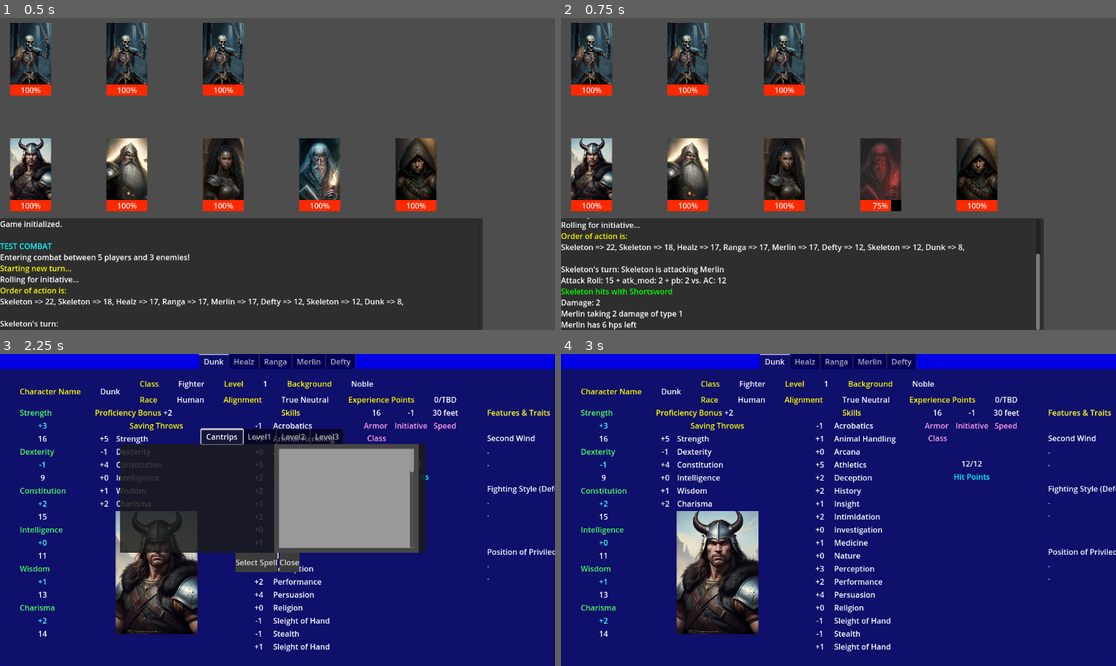
Above: before the commit, frames 1-4 (two rows, left to right).
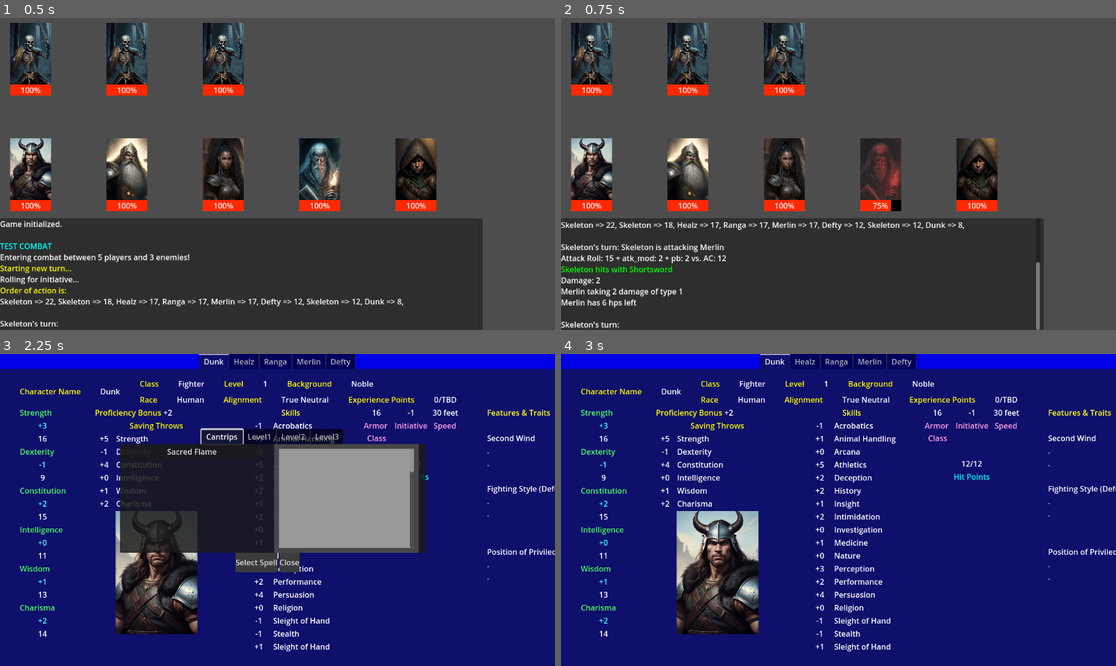
Above: after the commit, the same moments.

Repository: PaulHeraty/herra-dnd
Game: Godot game, scene res://scenes/Main.tscn
Same seed, same stepped clock (60 frames per second), same inputs: the game is played once before the commit and once after it. Sound files missing from this copy of the repository are replaced by a short silence.
Inputs:
- Up to frame 1 (0.5 s): no input
- Up to frame 2 (0.75 s): tap Enter at 0.5 s; hold Space (Advance) from 0.53 s (still down)
- Up to frame 3 (2.25 s): release Space (Advance) at 1.28 s; tap P (show_party_sheet) at 1.35 s; tap Space (Advance) at 2 s; hold O (show_spell_book) from 2.03 s (still down)
- Up to frame 4 (3 s): release O (show_spell_book) at 2.75 s; click "Select Spell" at 2.75 s

Frame 1 is identical in both runs. In frame 2, 3.3% of the frame differs, in the area x 0-87%, y 64-100%; in frame 3, 0.1%; in frame 4, nothing differs.

Commit message:
Major refactor to combat loop to get timings correct.

Diff:
--- a/autoload/CombatManager.gd
+++ b/autoload/CombatManager.gd
@@ -1,6 +1,20 @@
 extends Node
 
-signal player_action_chosen
+#signal player_action_chosen
+
+enum CombatState {
+	IDLE,
+	SELECTING_ACTION,
+	SPELL_ACTION_SELECTED,
+	SPELL_FINISHED,
+	MELEE_ACTION_SELECTED,
+	SELECTING_TARGET,
+	CASTING_SPELL,
+	ROLLING_ATTACK,
+	ATTACK_ROLLED,
+	TARGET_DAMAGED,
+	TURN_FINISHED
+}
 
 var turn_order: Array[CombatEntity] = []
 var target: CombatEntity = null
@@ -9,6 +23,7 @@
 var enemies_alive: bool
 var combat_over: bool = false
 var chosen_spell: Spell = null
+var current_combat_state = CombatState.IDLE
 
 func _ready() -> void:
 	SpellBook.spell_selected.connect(_on_spell_selected)
@@ -54,54 +69,132 @@
 			return
 
 		if actor == null or actor.is_alive == false:
-			print("HERE")
 			continue
 
 		GameLog.add_entry("\n" + actor.entity_name + "'s turn: ")
 
 		if actor.entity_type == actor.ENTITY_TYPE.PLAYER:
+			current_combat_state = CombatState.SELECTING_ACTION
 			await handle_player_turn(actor)
 		else:
 			await perform_ai_action(actor)
 
-		await get_tree().create_timer(0.5).timeout
 	GameLog.add_entry("End of turn...\n\n")
 	pass
 
 func handle_player_turn(actor: CombatEntity):
+	current_combat_state = CombatState.SELECTING_ACTION
 	GameLog.add_entry("Awaiting target selection or spell choice...\n")
-	await player_action_chosen
-
-	if chosen_spell:
-		GameLog.add_entry("Selected spell: " + chosen_spell.name + "\n")
-		await get_spell_target(chosen_spell)
-		await actor.cast_spell(chosen_spell, target)
-	elif target:
-		await handle_melee_attack(actor)
+	#await player_action_chosen
+	while current_combat_state == CombatState.SELECTING_ACTION:
+		#GameLog.add_entry("ENEMY WAITING ON ACTION SELECTIONL\n")
+		await get_tree().create_timer(0.1).timeout
+		pass
+
+	if current_combat_state == CombatState.SPELL_ACTION_SELECTED:
+		handle_spell_attack(actor)
+	elif current_combat_state == CombatState.MELEE_ACTION_SELECTED:
+		handle_melee_attack(actor)
 	else:
 		GameLog.add_entry("No action selected.\n")
 	# Add other actions here
+
+	while current_combat_state != CombatState.TURN_FINISHED:
+		#GameLog.add_entry("WAITING ON ATTACK FINISHED2\n")
+		await get_tree().create_timer(0.1).timeout
+		pass
+	#GameLog.add_entry("PLAYER TURN FINISHED\n")
 	pass
 
 func handle_melee_attack(actor: CombatEntity):
-	if actor.entity_type == actor.ENTITY_TYPE.ENEMY:
-		get_random_player_target()
-	#await select_target(actor)
 	GameLog.add_entry(actor.entity_name + " is attacking " + target.entity_name + "\n")
-	await make_attack(actor)
+	make_attack(actor)
+	while current_combat_state != CombatState.TURN_FINISHED:
+		#GameLog.add_entry("WAITING ON ATTACK FINISHED\n")
+		await get_tree().create_timer(0.1).timeout
+		pass
+	pass
+
+func handle_spell_attack(actor: CombatEntity):
+	GameLog.add_entry("Selected spell: " + chosen_spell.name + "\n")
+	get_spell_target(chosen_spell)
+	while current_combat_state != CombatState.CASTING_SPELL:
+		#GameLog.add_entry("ENEMY WAITING ON CASTING SPELL\n")
+		await get_tree().create_timer(0.1).timeout
+		pass
+	actor.cast_spell(chosen_spell, target)
+
+	while current_combat_state != CombatState.SPELL_FINISHED:
+		#GameLog.add_entry("WAITING ON TARGET DAMAGE TAKEN\n")
+		await get_tree().create_timer(0.1).timeout
+		pass
+
+	current_combat_state = CombatState.TURN_FINISHED
 	pass
 
 func perform_ai_action(actor: CombatEntity):
 	# Right now it just performs a melee attack on a random player
+	current_combat_state = CombatState.SELECTING_TARGET
+	get_random_player_target()
+	while current_combat_state != CombatState.ROLLING_ATTACK:
+		#GameLog.add_entry("ENEMY WAITING ON SELECTING TARGET\n")
+		await get_tree().create_timer(0.1).timeout
+		pass
 	await GameLog.advance # wait for keypress
 	handle_melee_attack(actor)
+	while current_combat_state != CombatState.TURN_FINISHED:
+		#GameLog.add_entry("WAITING ON ATTACK FINISHED2\n")
+		await get_tree().create_timer(0.1).timeout
+		pass
+	#GameLog.add_entry("ENEMY TURN FINISHED\n")
+	pass
+
+func make_attack(attacker: CombatEntity) -> void:
+	# attack roll
+	var ac: int = 0
+	var pb: int = 0
+	if target.entity_type == target.ENTITY_TYPE.ENEMY:
+		ac = target.get_ac()
+	else:
+		ac = target.get_ac()
+
+	for i in attacker.equipped_weapons.size():
+		if target == null:
+			continue
+		current_combat_state = CombatState.ROLLING_ATTACK
+		if i > 0:
+			pb = 0
+		else:
+			pb = attacker.proficiency_bonus
+		var dmg: Dictionary =  Rules.attack_roll(attacker, ac,
+			attacker.equipped_weapons[i], pb)
+		while current_combat_state != CombatState.ATTACK_ROLLED:
+			#GameLog.add_entry("WAITING ON ATTACK ROLL FINISHED\n")
+			await get_tree().create_timer(0.1).timeout
+			pass
+		current_combat_state = CombatState.ATTACK_ROLLED
+		#GameLog.add_entry("ATTACK ROLL FINISHED\n")
+
+		# death checks
+		for key in dmg.keys():
+			var dmg_type: DamageComponent.DAMAGE_TYPE = key
+			var dmg_amount: int = dmg[key]
+			# Need await here to ensure that enemy is correctly killed as needed
+			target.take_damage(dmg_type, dmg_amount)
+			while current_combat_state != CombatState.TARGET_DAMAGED:
+				#GameLog.add_entry("WAITING ON TARGET DAMAGE TAKEN\n")
+				await get_tree().create_timer(0.1).timeout
+				pass
+
+	#GameLog.add_entry("TARGET DAMAGE TAKEN\n")
+	current_combat_state = CombatState.TURN_FINISHED
 	pass
 
 func get_spell_target(spell: Spell) -> void:
 	if spell.spell_type == Spell.SPELLTYPE.DEFENSIVE:
-		await chose_player_spell_target()
+		chose_player_spell_target()
 	elif spell.spell_type == Spell.SPELLTYPE.OFFENSIVE:
-		await select_target_for_player_turn()
+		select_target_for_player_turn()
 	pass
 
 func check_party_alive() -> void:
@@ -128,6 +221,7 @@
 	GameLog.add_entry("[color=orange]Select a target.\n[/color]")
 	var signal_args = await EnemyManager.enemy_selected
 	target = signal_args
+	current_combat_state = CombatState.CASTING_SPELL
 	pass
 
 func chose_player_spell_target():
@@ -135,6 +229,7 @@
 	var signal_args = await PartyManager.player_selected
 	GameLog.add_entry("[color=orange]Selected player: [/color]" + signal_args.entity_name + "\n")
 	target = signal_args
+	current_combat_state = CombatState.CASTING_SPELL
 	pass
 
 func get_random_player_target() -> void:
@@ -146,6 +241,7 @@
 			remaining_players.append(actor)
 	var target_index = randi_range(0, remaining_players.size()-1)
 	target = remaining_players[target_index]
+	current_combat_state = CombatState.ROLLING_ATTACK
 	pass
 
 func determine_initiative_order() -> void:
@@ -175,31 +271,16 @@
 	GameLog.add_entry("\n")
 	pass
 
-func make_attack(attacker: CombatEntity) -> void:
-	# attack roll
-	var ac = 0
-	if target.entity_type == target.ENTITY_TYPE.ENEMY:
-		ac = target.get_ac()
-	else:
-		ac = target.get_ac()
-	var dmg: Dictionary = Rules.attack_roll(attacker, ac)
-
-	# death checks
-	for key in dmg.keys():
-		var dmg_type: DamageComponent.DAMAGE_TYPE = key
-		var dmg_amount: int = dmg[key]
-		# Need await here to ensure that enemy is correctly killed as needed
-		await target.take_damage(dmg_type, dmg_amount)
-	pass
-
 func _on_spell_selected(spell: Spell) -> void:
 	chosen_spell = spell
-	player_action_chosen.emit()
+	#player_action_chosen.emit()
+	current_combat_state = CombatState.SPELL_ACTION_SELECTED
 	pass
 
 func _on_enemy_selected(selected_enemy: CombatEntity) -> void:
 	target = selected_enemy
-	player_action_chosen.emit()
+	#player_action_chosen.emit()
+	current_combat_state = CombatState.MELEE_ACTION_SELECTED
 	pass
 
 func _on_spell_cancelled() -> void:
--- a/autoload/Rules.gd
+++ b/autoload/Rules.gd
@@ -24,40 +24,42 @@
 		return true
 	return roll + st_mod >= dc
 
-func attack_roll(p: CombatEntity, ac: int) -> Dictionary:
+func attack_roll(p: CombatEntity, ac: int, w: Weapon, prof_bonus: int) -> Dictionary:
 	var atk_mod: int = 0
 	var critical_hit: bool = false
 	var critical_miss: bool = false
-	var prof_bonus: int = p.proficiency_bonus
-	var weapons = p.equipped_weapons
 	var damage: Dictionary = {}
 	var d: Dice = Dice.new()
 
-	for w: Weapon in weapons:
-		if w.properties.has("Finesse"):
-			atk_mod = max(p.stats.strength_mod, p.stats.dexterity_mod)
-		elif w.weapon_type == Weapon.WEAPON_TYPE.SIMPLE_RANGED or w.weapon_type == Weapon.WEAPON_TYPE.MARTIAL_RANGED:
-			atk_mod = p.stats.dexterity_mod
-		else:
-			atk_mod = p.stats.strength_mod
+	p.play_audio(w.attack_sound)
 
-		var roll = d.d20()
-		GameLog.add_entry("Attack Roll: " + str(roll) + " + atk_mod: "
-			+ str(atk_mod) + " + pb: " + str(prof_bonus) + " vs. AC: " + str(ac) + "\n")
-		if roll == 1:
-			GameLog.add_entry("[color=red]Critical miss![/color]\n")
-			p.attack_miss()
-		if roll == 20:
-			critical_hit = true
-			GameLog.add_entry("[color=orange]Critical hit![/color]\n")
+	if w.properties.has("Finesse"):
+		atk_mod = max(p.stats.strength_mod, p.stats.dexterity_mod)
+	elif w.weapon_type == Weapon.WEAPON_TYPE.SIMPLE_RANGED or w.weapon_type == Weapon.WEAPON_TYPE.MARTIAL_RANGED:
+		atk_mod = p.stats.dexterity_mod
+	else:
+		atk_mod = p.stats.strength_mod
 
-		if (roll + atk_mod + prof_bonus >= ac or critical_hit) and not critical_miss:
-			GameLog.add_entry("[color=green]" + p.core_data.name + " hits with " + w.name + "[/color]\n")
-			p.attack_hit()
-			damage = get_weapon_damage(w, damage, critical_hit)
-		else:
-			p.attack_miss()
-			GameLog.add_entry("[color=red]" + p.core_data.name + " misses with " + w.name + "[/color]\n")
+	var roll = d.d20()
+	GameLog.add_entry("Attack Roll: " + str(roll) + " ")
+	if roll == 1:
+		GameLog.add_entry("[color=red]Critical miss![/color]\n")
+		p.attack_miss()
+	elif roll == 20:
+		critical_hit = true
+		GameLog.add_entry("[color=orange]Critical hit![/color]\n")
+	else:
+		GameLog.add_entry("+ atk_mod: " + str(atk_mod) + " + pb: "
+			+ str(prof_bonus) + " vs. AC: " + str(ac) + "\n")
+		roll += atk_mod
+		roll += prof_bonus
+
+	if (roll >= ac or critical_hit) and not critical_miss:
+		GameLog.add_entry("[color=green]" + p.core_data.name + " hits with " + w.name + "[/color]\n")
+		damage = get_weapon_damage(w, damage, critical_hit)
+	else:
+		GameLog.add_entry("[color=red]" + p.core_data.name + " misses with " + w.name + "[/color]\n")
+	CombatManager.current_combat_state = CombatManager.CombatState.ATTACK_ROLLED
 	return damage
 
 func get_weapon_damage(weapon: Weapon, damage: Dictionary, critical: bool) -> Dictionary:
--- a/characters/CharacterData.gd
+++ b/characters/CharacterData.gd
@@ -23,9 +23,7 @@
 @export var known_spells: Array[Spell]
 
 @export_category("Audio")
-@export var attack_hit_sound_path: String = ""
-@export var attack_miss_sound_path: String = ""
-@export var damage_sound_path: String = ""
+@export var damaged_sound_path: String = ""
 @export var death_sound_path: String = ""
 
 var level: int = 1
--- a/characters/CombatEntity.gd
+++ b/characters/CombatEntity.gd
@@ -6,9 +6,8 @@
 var initiative: int = 0
 var entity_type: ENTITY_TYPE = ENTITY_TYPE.PLAYER
 
-var attack_hit_audio: AudioStream
 var attack_miss_audio: AudioStream
-var damage_audio: AudioStream
+var damaged_audio: AudioStream
 var death_audio: AudioStream
 
 var saving_throws: SavingThrows = SavingThrows.new()
@@ -37,6 +36,7 @@
 func get_ac() -> int: return 0
 func learn_spell(_spell: Spell) -> void: pass
 func cast_spell(_spell: Spell, _target: CombatEntity) -> void: pass
+func play_audio(_stream: AudioStream) -> void: pass
 
 func add_modifier(mod: StatModifier) -> void:
 	modifiers.append(mod)
@@ -47,7 +47,6 @@
 			return true
 	return false
 
-
 func remove_modifiers_from_source(source: String) -> void:
 	modifiers = modifiers.filter(func(m): return m.source != source)
 	pass
--- a/characters/Enemy.gd
+++ b/characters/Enemy.gd
@@ -29,14 +29,18 @@
 		portrait.custom_minimum_size = Vector2(128, 128)
 		portrait.stretch_mode = TextureRect.STRETCH_KEEP_ASPECT_CENTERED
 		portrait.expand = true
-	attack_hit_audio = load(core_data.attack_hit_sound_path)
-	attack_miss_audio = load(core_data.attack_miss_sound_path)
-	damage_audio = load(core_data.damage_sound_path)
+	damaged_audio = load(core_data.damaged_sound_path)
 	death_audio = load(core_data.death_sound_path)
 	pass
 
 func _process(_delta: float) -> void:
 	health_bar.value = current_hp
+	pass
+
+func play_audio(stream: AudioStream) -> void:
+	audio_stream_player.stream = stream
+	audio_stream_player.pitch_scale = randf_range(0.95, 1.05)
+	audio_stream_player.play()
 	pass
 
 func copy_core_stats() -> void:
@@ -67,14 +71,13 @@
 
 func take_damage(dmg_type: DamageComponent.DAMAGE_TYPE, dmg_amount: int) -> void:
 	animation_player.play("hit")
-	audio_stream_player.pitch_scale = randf_range(0.95, 1.05)
-	audio_stream_player.stream = damage_audio
-	audio_stream_player.play()
+	play_audio(damaged_audio)
 	GameLog.add_entry(entity_name + " taking " + str(dmg_amount) + " damage of type " + str(dmg_type) + "\n")
 	current_hp -= dmg_amount
 	GameLog.add_entry(entity_name + " has " + str(current_hp) + " hp left\n")
 	if current_hp <= 0:
 		await enemy_dead()
+	CombatManager.current_combat_state = CombatManager.CombatState.TARGET_DAMAGED
 	pass
 
 func heal(heal_amount: int) -> void:
@@ -86,26 +89,13 @@
 func enemy_dead() -> void:
 	GameLog.add_entry(entity_name + " is DEAD!!!!\n")
 	is_alive = false
-	audio_stream_player.stream = death_audio
-	audio_stream_player.play()
+	play_audio(death_audio)
 	await animation_player.animation_finished
 	portrait.modulate = Color("ff0000", 0.5)
 	var i: int = EnemyManager.enemy_list.find(self)
 	EnemyManager.enemy_list.remove_at(i)
 	PartyManager.award_xp(core_data.xp)
-	queue_free()
-	pass
-
-func attack_hit() -> void:
-	audio_stream_player.stream = attack_hit_audio
-	audio_stream_player.pitch_scale = randf_range(0.95, 1.05)
-	audio_stream_player.play()
-	pass
-
-func attack_miss() -> void:
-	audio_stream_player.stream = attack_miss_audio
-	audio_stream_player.pitch_scale = randf_range(0.95, 1.05)
-	audio_stream_player.play()
+	await queue_free()
 	pass
 
 func calculate_hp(hit_dice: HitDice) -> int:
--- a/characters/EnemyData.gd
+++ b/characters/EnemyData.gd
@@ -29,7 +29,5 @@
 @export var languages: Array[String]
 
 @export_category("Audio Paths")
-@export var attack_hit_sound_path: String = ""
-@export var attack_miss_sound_path: String = ""
-@export var damage_sound_path: String = ""
+@export var damaged_sound_path: String = ""
 @export var death_sound_path: String = ""
--- a/characters/PlayerCharacter.gd
+++ b/characters/PlayerCharacter.gd
@@ -28,15 +28,10 @@
 		portrait.stretch_mode = TextureRect.STRETCH_KEEP_ASPECT_CENTERED
 		portrait.expand = true
 	ac = get_ac()
-	if equipped_weapons.size() > 0:
-		if equipped_weapons[0].weapon_type == Weapon.WEAPON_TYPE.MARTIAL_RANGED:
-			attack_hit_audio = load("res://audio/combat/archer-shot.mp3")
-			attack_miss_audio = load("res://audio/combat/archer-shot.mp3")
-		else:
-			attack_hit_audio = load("res://audio/combat/sword-on-flesh.mp3")
-			attack_miss_audio = load("res://audio/combat/atk-sword-swing.mp3")
-	damage_audio = load(core_data.damage_sound_path)
+	damaged_audio = load(core_data.damaged_sound_path)
 	death_audio = load(core_data.death_sound_path)
+	for w in equipped_weapons:
+		w._init()
 	pass
 
 func _on_button_pressed() -> void:
@@ -56,14 +51,8 @@
 	health_bar.value = current_hp
 	pass
 
-func attack_hit() -> void:
-	audio_stream_player.stream = attack_hit_audio
-	audio_stream_player.pitch_scale = randf_range(0.95, 1.05)
-	audio_stream_player.play()
-	pass
-
-func attack_miss() -> void:
-	audio_stream_player.stream = attack_miss_audio
+func play_audio(stream: AudioStream) -> void:
+	audio_stream_player.stream = stream
 	audio_stream_player.pitch_scale = randf_range(0.95, 1.05)
 	audio_stream_player.play()
 	pass
@@ -75,11 +64,13 @@
 
 func take_damage(dmg_type: DamageComponent.DAMAGE_TYPE, dmg_amount: int) -> void:
 	animation_player.play("hit")
+	play_audio(damaged_audio)
 	GameLog.add_entry(entity_name + " taking " + str(dmg_amount) + " damage of type " + str(dmg_type) + "\n")
 	current_hp -= dmg_amount
 	GameLog.add_entry(entity_name + " has " + str(current_hp) + " hps left\n")
 	if current_hp <= 0:
-		player_dead()
+		await player_dead()
+	CombatManager.current_combat_state = CombatManager.CombatState.TARGET_DAMAGED
 	pass
 
 func heal(heal_amount: int) -> void:
@@ -95,8 +86,7 @@
 func player_dead() -> void:
 	GameLog.add_entry(entity_name + " is UNCONSCIOUS!!!!\n")
 	is_alive = false
-	audio_stream_player.stream = death_audio
-	audio_stream_player.play()
+	play_audio(death_audio)
 	await animation_player.animation_finished
 	portrait.modulate = Color("ff0000", 0.5)
 	pass
@@ -145,10 +135,15 @@
 	pass
 
 func cast_spell(spell: Spell, target: CombatEntity) -> void:
-	audio_stream_player.stream = spell.spell_sound
-	audio_stream_player.play()
+	play_audio(spell.spell_sound)
 	await audio_stream_player.finished
-	await spell.cast(self, target)
+	spell.cast(self, target)
+	if spell.spell_type == Spell.SPELLTYPE.OFFENSIVE:
+		while CombatManager.current_combat_state != CombatManager.CombatState.TARGET_DAMAGED:
+			#GameLog.add_entry("WAITING ON ATTACK FINISHED\n")
+			await get_tree().create_timer(0.1).timeout
+			pass
+	CombatManager.current_combat_state = CombatManager.CombatState.SPELL_FINISHED
 	pass
 
 func award_xp(xp: int) -> void:
--- a/characters/enemies/Skeleton.tres
+++ b/characters/enemies/Skeleton.tres
@@ -38,8 +38,7 @@
 damage_immunities = Array[String](["Poison"])
 condition_immunities = Array[String](["Poisoned"])
 senses = Array[String](["Darkvision 60", "Passive Perception 9"])
-attack_hit_sound_path = "res://audio/combat/sword-on-flesh.mp3"
 attack_miss_sound_path = "res://audio/combat/atk-sword-swing.mp3"
-damage_sound_path = "res://audio/combat/sword-on-flesh.mp3"
+damaged_sound_path = "res://audio/combat/sword-on-flesh.mp3"
 death_sound_path = "res://audio/combat/demon-scream.mp3"
 metadata/_custom_type_script = "uid://38cib653j0id"
--- a/characters/player_chars/Defty.tres
+++ b/characters/player_chars/Defty.tres
@@ -31,6 +31,6 @@
 equipped_weapons = Array[ExtResource("2_d617a")]([ExtResource("4_b3v4q"), ExtResource("4_b3v4q")])
 equipped_armor = Array[ExtResource("1_dc74p")]([ExtResource("2_jpljc")])
 attack_miss_sound_path = "res://audio/combat/atk-sword-swing.mp3"
-damage_sound_path = "res://audio/combat/sword-on-flesh.mp3"
+damaged_sound_path = "res://audio/combat/sword-on-flesh.mp3"
 death_sound_path = "res://audio/combat/grunt.mp3"
 metadata/_custom_type_script = "uid://c4sk7eniu4rge"
--- a/characters/player_chars/Dunk.tres
+++ b/characters/player_chars/Dunk.tres
@@ -29,6 +29,6 @@
 equipped_weapons = Array[ExtResource("2_3105f")]([ExtResource("4_qksq2")])
 equipped_armor = Array[ExtResource("1_b2m2b")]([ExtResource("2_xwboy")])
 attack_miss_sound_path = "res://audio/combat/atk-sword-swing.mp3"
-damage_sound_path = "res://audio/combat/sword-on-flesh.mp3"
+damaged_sound_path = "res://audio/combat/sword-on-flesh.mp3"
 death_sound_path = "res://audio/combat/grunt.mp3"
 metadata/_custom_type_script = "uid://c4sk7eniu4rge"
--- a/characters/player_chars/Healz.tres
+++ b/characters/player_chars/Healz.tres
@@ -35,6 +35,6 @@
 equipped_armor = Array[ExtResource("1_bbb4o")]([ExtResource("2_4sl2m"), ExtResource("3_8756t")])
 known_spells = Array[ExtResource("3_f05uj")]([ExtResource("7_8756t"), ExtResource("8_sqisq")])
 attack_miss_sound_path = "res://audio/combat/atk-sword-swing.mp3"
-damage_sound_path = "res://audio/combat/sword-on-flesh.mp3"
+damaged_sound_path = "res://audio/combat/sword-on-flesh.mp3"
 death_sound_path = "res://audio/combat/grunt.mp3"
 metadata/_custom_type_script = "uid://c4sk7eniu4rge"
--- a/characters/player_chars/Merlin.tres
+++ b/characters/player_chars/Merlin.tres
@@ -32,6 +32,6 @@
 equipped_weapons = Array[ExtResource("2_gbjef")]([ExtResource("3_r2es2")])
 known_spells = Array[ExtResource("3_enpx5")]([ExtResource("5_r2es2"), ExtResource("6_p640k")])
 attack_miss_sound_path = "res://audio/combat/atk-sword-swing.mp3"
-damage_sound_path = "res://audio/combat/sword-on-flesh.mp3"
+damaged_sound_path = "res://audio/combat/sword-on-flesh.mp3"
 death_sound_path = "res://audio/combat/grunt.mp3"
 metadata/_custom_type_script = "uid://c4sk7eniu4rge"
--- a/characters/player_chars/Ranga.tres
+++ b/characters/player_chars/Ranga.tres
@@ -28,8 +28,7 @@
 proficiencies = Array[int]([5, 11])
 equipped_weapons = Array[ExtResource("2_shp2t")]([ExtResource("4_m2j1p")])
 equipped_armor = Array[ExtResource("1_4cxx5")]([ExtResource("2_wx2gg")])
-attack_hit_sound_path = "res://audio/combat/atk-regular-arrow-shot.mp3"
-attack_miss_sound_path = "res://audio/combat/atk-regular-arrow-shot.mp3"
-damage_sound_path = "res://audio/combat/sword-on-flesh.mp3"
+attack_miss_sound_path = "res://audio/combat/archer-shot.mp3"
+damaged_sound_path = "res://audio/combat/sword-on-flesh.mp3"
 death_sound_path = "res://audio/combat/grunt.mp3"
 metadata/_custom_type_script = "uid://c4sk7eniu4rge"
--- a/items/Weapon.gd
+++ b/items/Weapon.gd
@@ -8,3 +8,10 @@
 @export var damage: Array[DamageComponent] = []
 @export var weight: int = 0
 @export var properties: Array[String] = []
+@export var attack_sound_path: String = ""
+
+var attack_sound: AudioStream = null
+
+func _init() -> void:
+	if attack_sound_path != "":
+		attack_sound = load(attack_sound_path)
--- a/items/weapons/Greataxe.tres
+++ b/items/weapons/Greataxe.tres
@@ -17,4 +17,5 @@
 damage = Array[ExtResource("1_fjr4r")]([SubResource("Resource_fjr4r")])
 weight = 7
 properties = Array[String](["Heavy", "Two-handed"])
+attack_sound_path = "res://audio/combat/atk-sword-swing.mp3"
 metadata/_custom_type_script = "uid://dwl0xsytv4d4v"
--- a/items/weapons/Longbow.tres
+++ b/items/weapons/Longbow.tres
@@ -17,4 +17,5 @@
 damage = Array[ExtResource("1_m4fvv")]([SubResource("Resource_m4fvv")])
 weight = 2
 properties = Array[String](["Ammunition (range 150/600)", "Heavy", "Two-handed"])
+attack_sound_path = "res://audio/combat/archer-shot.mp3"
 metadata/_custom_type_script = "uid://dwl0xsytv4d4v"
--- a/items/weapons/Shortbow.tres
+++ b/items/weapons/Shortbow.tres
@@ -16,4 +16,5 @@
 damage = Array[ExtResource("1_qimtx")]([SubResource("Resource_qimtx")])
 weight = 2
 properties = Array[String](["Ammunition (80/320)", "Two-handed"])
+attack_sound_path = "res://audio/combat/archer-shot.mp3"
 metadata/_custom_type_script = "uid://dwl0xsytv4d4v"
--- a/items/weapons/Shortsword.tres
+++ b/items/weapons/Shortsword.tres
@@ -16,4 +16,5 @@
 damage = Array[ExtResource("1_ed5ds")]([SubResource("Resource_ed5ds")])
 weight = 2
 properties = Array[String](["Finesse", "Light"])
+attack_sound_path = "res://audio/combat/atk-sword-swing.mp3"
 metadata/_custom_type_script = "uid://dwl0xsytv4d4v"
--- a/items/weapons/Warhammer.tres
+++ b/items/weapons/Warhammer.tres
@@ -16,4 +16,5 @@
 damage = Array[ExtResource("1_vis2r")]([SubResource("Resource_vis2r")])
 weight = 2
 properties = Array[String](["Versatile (1d10)"])
+attack_sound_path = "res://audio/combat/atk-sword-swing.mp3"
 metadata/_custom_type_script = "uid://dwl0xsytv4d4v"
--- a/project.godot
+++ b/project.godot
@@ -42,6 +42,7 @@
 Advance={
 "deadzone": 0.2,
 "events": [Object(InputEventKey,"resource_local_to_scene":false,"resource_name":"","device":-1,"window_id":0,"alt_press …(191 unchanged characters)…
+, Object(InputEventMouseButton,"resource_local_to_scene":false,"resource_name":"","device":-1,"window_id":0,"alt_pressed":false,"shift_pressed":false,"ctrl_pressed":false,"meta_pressed":false,"button_mask":2,"position":Vector2(345, 20),"global_position":Vector2(354, 68),"factor":1.0,"button_index":2,"canceled":false,"pressed":true,"double_click":false,"script":null)
 ]
 }
 show_spell_book={
--- a/spells/cure_wounds.gd
+++ b/spells/cure_wounds.gd
@@ -25,3 +25,4 @@
 	var cs = caster.core_data.stats
 	var amount = d.d8() + cs.get_ability_modifier(cs.wisdom)
 	target.heal(amount)
+	pass
--- a/spells/mage_armor.gd
+++ b/spells/mage_armor.gd
@@ -31,3 +31,4 @@
 		GameLog.add_entry("Target  already has mage armor!\n")
 		return
 	target.add_modifier(mage_armor)
+	pass
--- a/spells/magic_missile.gd
+++ b/spells/magic_missile.gd
@@ -25,3 +25,4 @@
 	for i in 3:
 		amount += d.d4()
 	target.take_damage(DamageComponent.DAMAGE_TYPE.FORCE, amount)
+	pass
--- a/spells/sacred_flame.gd
+++ b/spells/sacred_flame.gd
@@ -31,3 +31,4 @@
 	var d = Dice.new()
 	var amount: int = d.d8()
 	target.take_damage(DamageComponent.DAMAGE_TYPE.RADIANT, amount)
+	pass
